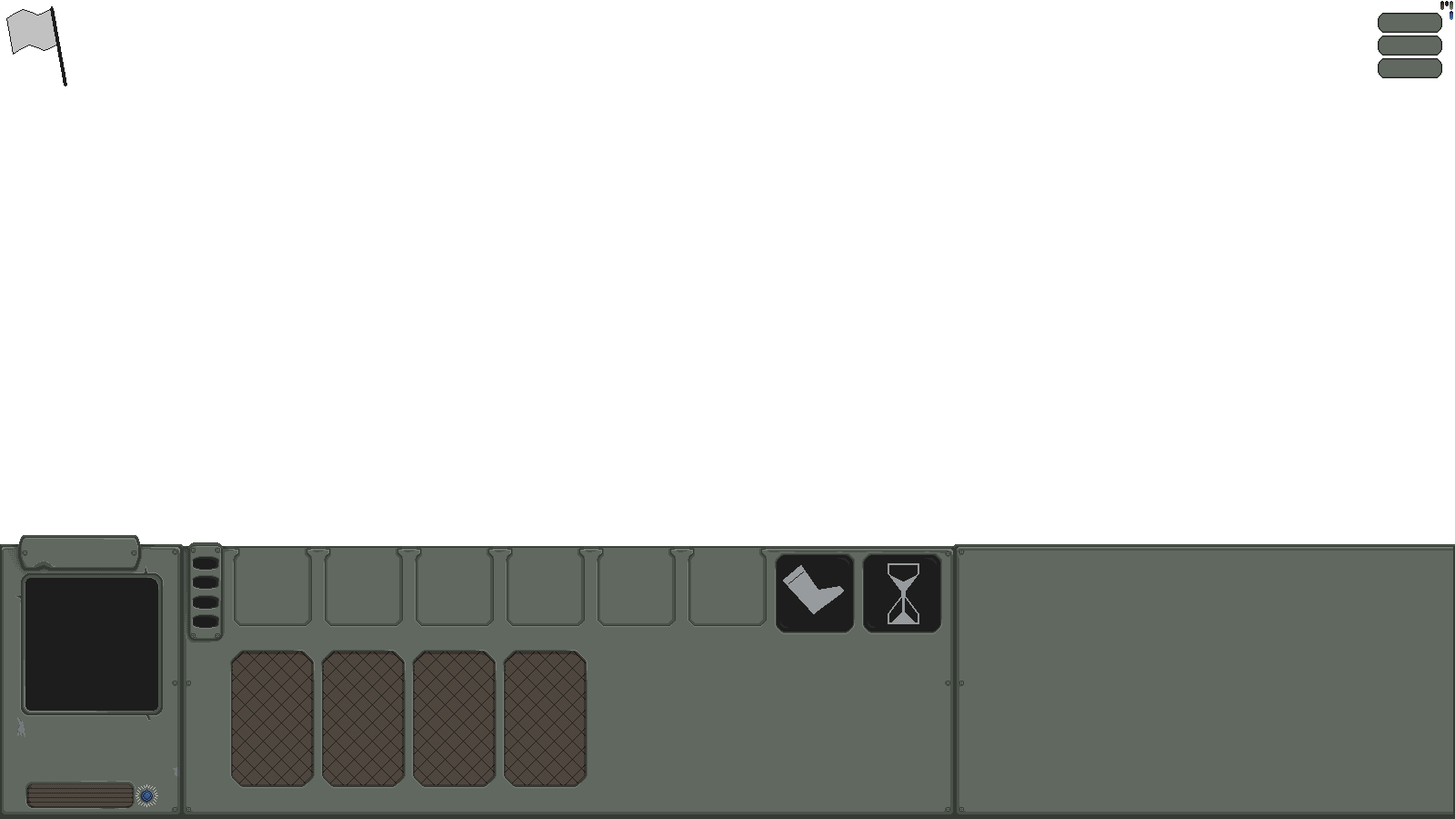
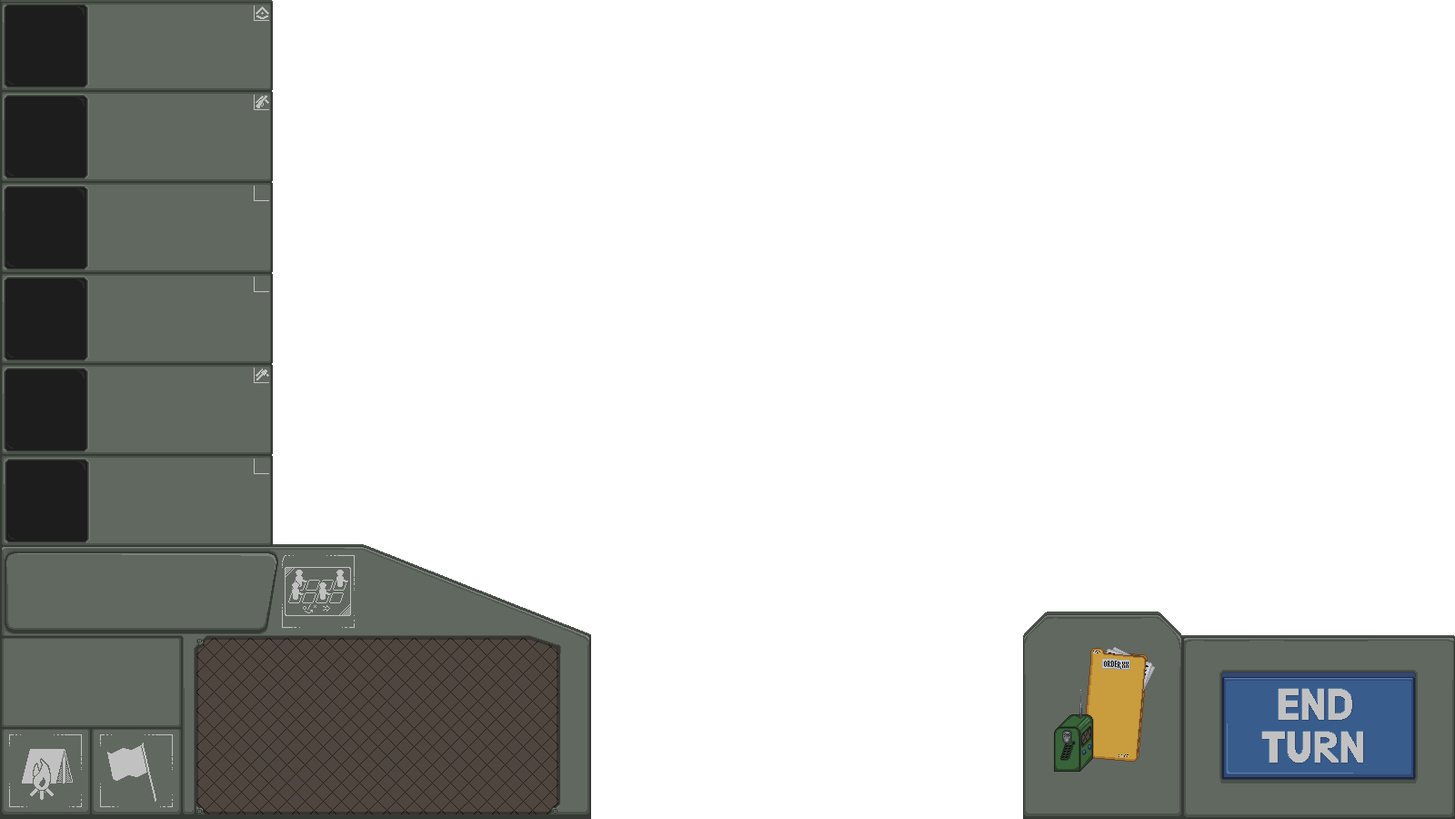
Two versions of the same layered image (1455x819). Layer-by-layer changes:
hid "palete", painted on it over [left=1440, top=0, right=1454, bottom=21]
added group "missionUI" with 10 layers above "battleUI" over [left=0, top=0, right=1455, bottom=819]
added layer "palete #7" in group "missionUI" over [left=1222, top=672, right=1416, bottom=779]
added layer "Wklejona warstwa #6" in group "missionUI" over [left=1054, top=646, right=1156, bottom=772]
added layer "palete #6" in group "missionUI" over [left=1023, top=611, right=1455, bottom=817]
added layer "Wklejona warstwa #1" in group "missionUI" over [left=255, top=6, right=270, bottom=20]
added layer "Wklejona warstwa" in group "missionUI" over [left=255, top=95, right=270, bottom=109]
added layer "Wklejona warstwa #2" in group "missionUI" over [left=255, top=368, right=270, bottom=381]
added layer "Wklejona warstwa #3" in group "missionUI" over [left=284, top=566, right=352, bottom=616]
added layer "Wklejona warstwa #4" in group "missionUI" over [left=21, top=748, right=73, bottom=800]
added layer "Wklejona warstwa #5" in group "missionUI" over [left=107, top=742, right=157, bottom=802]
added layer "palete #5" in group "missionUI" over [left=0, top=0, right=592, bottom=815]
hid group "battleUI" (5 layers) over [left=0, top=6, right=1455, bottom=819]
painted on "palete #3" over [left=6, top=6, right=83, bottom=87]
